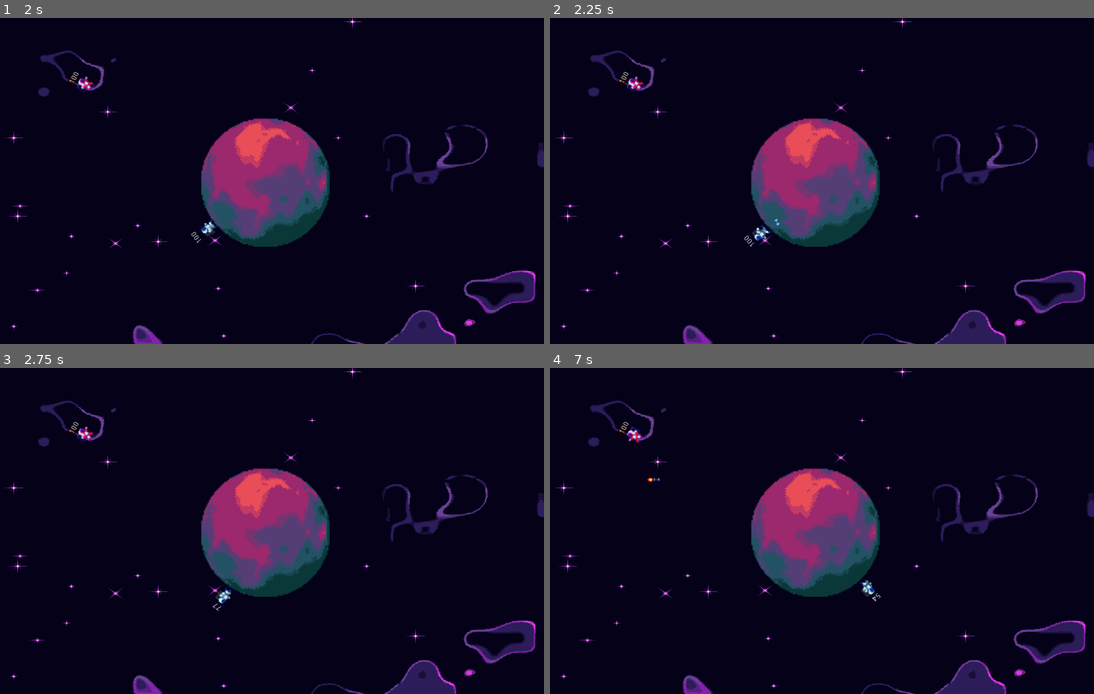
Above: before the commit, frames 1-4 (two rows, left to right).
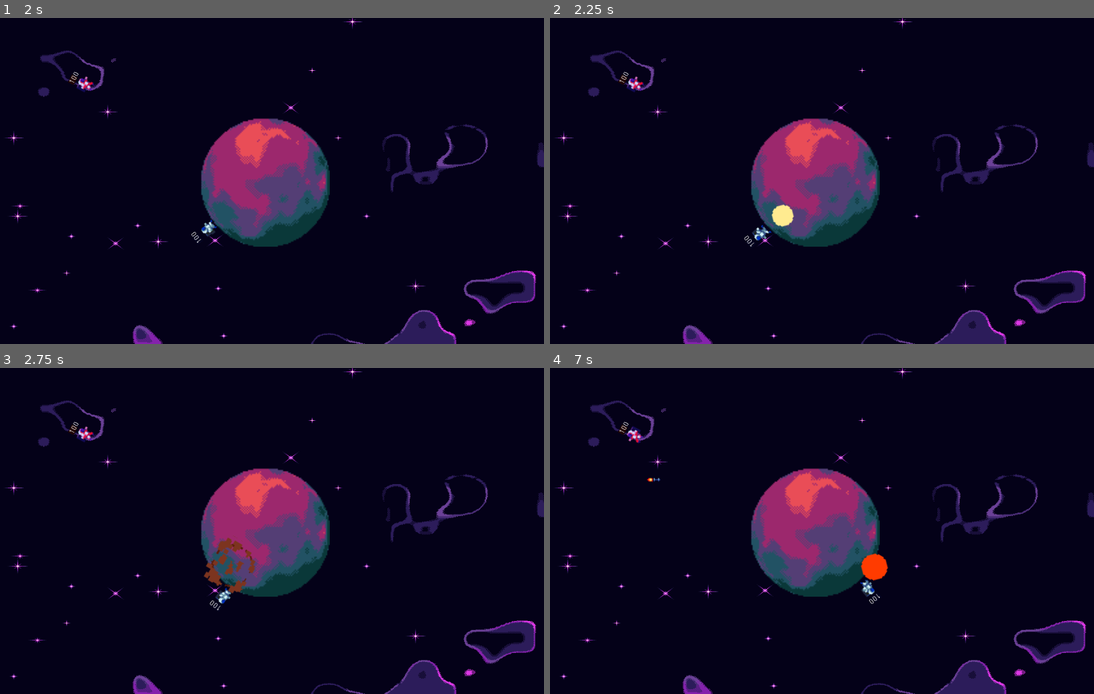
Above: after the commit, the same moments.

Repository: salveal/Astro-Rivals
Game: Godot game, scene res://scenes/level1.tscn
The game is run twice, just before and just after one commit, with the same random seed, the same clock (stepped at 60 frames per second) and the same inputs. Before the commit the project starts from res://scenes/main.tscn.
Inputs (mouse positions are in pixels of both pictures, inside the frame that each line leads up to):
- Up to frame 1 (2 s): move the mouse to (386, 164) at 0.52 s; hold O (add_grav) 0.53-1.28 s; hold D (move_right) from 0.53 s (still down); tap W (jump) at 0.77, 1.52 s; tap Enter at 1.25 s; move the mouse to (152, 197) at 1.27 s; tap P (low_grav) at 1.35 s
- Up to frame 2 (2.25 s): move the mouse to (870, 109) at 2.02 s; release D (move_right) at 2.03 s; hold A (move_left) from 2.03 s (still down); click (870, 109) at 2.1 s
- Up to frame 3 (2.75 s): keep holding A (move_left)
- Up to frame 4 (7 s): move the mouse to (789, 596) at 2.77 s; release A (move_left) at 2.78 s; hold D (move_right) 2.78-4.28 s; tap O (add_grav) at 2.85 s; tap W (jump) at 3.02, 3.77, 4.52, 6.02, 6.77 s; move the mouse to (985, 579) at 3.52 s; hold P (low_grav) 3.53-4.28 s; move the mouse to (647, 482) at 4.27 s; hold A (move_left) 4.28-5.03 s; click (647, 482) at 4.35 s; move the mouse to (843, 531) at 5.02 s; hold D (move_right) 5.03-5.78 s; hold O (add_grav) 5.03-5.78 s; move the mouse to (734, 449) at 5.77 s; hold A (move_left) from 5.78 s (still down); tap P (low_grav) at 5.85 s; move the mouse to (936, 514) at 6.52 s; click (936, 514) at 6.6 s

Frame 1 is identical in both runs. In frame 2, 0.2% of the frame differs, in the area x 40-45%, y 57-65%; in frame 3, 0.5%, in the area x 37-47%, y 51-75%; in frame 4, 0.3%.

Commit message:
agregar sprite explosion daño misil

Diff:
--- a/AstroRivals/project.godot
+++ b/AstroRivals/project.godot
@@ -11,7 +11,7 @@
 [application]
 
 config/name="Astro Rivals"
-run/main_scene="res://scenes/main.tscn"
+run/main_scene="res://scenes/level1.tscn"
 config/icon="res://icon.png"
 
 [display]
--- a/AstroRivals/scenes/Area2D.gd
+++ b/AstroRivals/scenes/Area2D.gd
@@ -3,14 +3,26 @@
 # Variables
 var bodies
 var damage_value
+var grav_position = Vector2()
+var impulse = 400
+onready var timer_delete = $Timer_delete
 
 # Called when the node enters the scene tree for the first time.
 func _ready():
+	timer_delete.start()
 	print("Se creo la explosion")
+
+func init(explosion_position, planet_position):
+	var gravity_vector = (planet_position - global_position).normalized()
+	var anim_rotation = Vector2(0,1).angle_to(gravity_vector)
+	set_position(explosion_position)
+	set_rotation(anim_rotation)
 
 # Called every frame. 'delta' is the elapsed time since the previous frame.
 func _process(delta):
-	pass
+	if timer_delete.is_stopped():
+		print("eliminar explosion")
+		queue_free()
 
 func generate_damage():
 	print("Generando daño")
--- a/AstroRivals/scenes/Player.gd
+++ b/AstroRivals/scenes/Player.gd
@@ -62,6 +62,7 @@
 		sp.y = -2 * JUMP
 
 	return sp
+
 
 func apply_animations():
 	# Animation
@@ -139,7 +140,6 @@
 func getChangeControl():
 	return changeControl
 
-
 func take_damage(damage_origin: Node):
 	HP -= damage_origin.damage_value
 	hp_label.set_text(str(HP))
--- a/AstroRivals/scenes/bullet.tscn
+++ b/AstroRivals/scenes/bullet.tscn
@@ -59,6 +59,9 @@
 "update": 0,
 "values": [ 0 ]
 }
+
+[sub_resource type="Animation" id=11]
+resource_name = "explosion"
 
 [sub_resource type="Animation" id=4]
 resource_name = "init"
@@ -210,6 +213,7 @@
 [node name="AnimationPlayer" type="AnimationPlayer" parent="."]
 autoplay = "init"
 anims/RESET = SubResource( 3 )
+anims/explosion = SubResource( 11 )
 anims/init = SubResource( 4 )
 anims/loop = SubResource( 5 )
 
@@ -218,6 +222,6 @@
 anim_player = NodePath("../AnimationPlayer")
 parameters/playback = SubResource( 10 )
 
-[node name="Timer" type="Timer" parent="."]
+[node name="Timer_damage" type="Timer" parent="."]
 wait_time = 0.1
 one_shot = true
--- a/AstroRivals/scenes/explosion.tscn
+++ b/AstroRivals/scenes/explosion.tscn
@@ -1,17 +1,149 @@
-[gd_scene load_steps=3 format=2]
+[gd_scene load_steps=9 format=2]
 
 [ext_resource path="res://scenes/Area2D.gd" type="Script" id=1]
+[ext_resource path="res://assets/efects/explosion-6.png" type="Texture" id=2]
 
 [sub_resource type="CircleShape2D" id=1]
-radius = 74.4312
+radius = 20.0
+
+[sub_resource type="Animation" id=2]
+length = 0.001
+tracks/0/type = "value"
+tracks/0/path = NodePath("Sprite:hframes")
+tracks/0/interp = 1
+tracks/0/loop_wrap = true
+tracks/0/imported = false
+tracks/0/enabled = true
+tracks/0/keys = {
+"times": PoolRealArray( 0 ),
+"transitions": PoolRealArray( 1 ),
+"update": 0,
+"values": [ 8 ]
+}
+tracks/1/type = "value"
+tracks/1/path = NodePath("Sprite:texture")
+tracks/1/interp = 1
+tracks/1/loop_wrap = true
+tracks/1/imported = false
+tracks/1/enabled = true
+tracks/1/keys = {
+"times": PoolRealArray( 0 ),
+"transitions": PoolRealArray( 1 ),
+"update": 0,
+"values": [ ExtResource( 2 ) ]
+}
+tracks/2/type = "value"
+tracks/2/path = NodePath("Sprite:vframes")
+tracks/2/interp = 1
+tracks/2/loop_wrap = true
+tracks/2/imported = false
+tracks/2/enabled = true
+tracks/2/keys = {
+"times": PoolRealArray( 0 ),
+"transitions": PoolRealArray( 1 ),
+"update": 0,
+"values": [ 1 ]
+}
+tracks/3/type = "value"
+tracks/3/path = NodePath("Sprite:frame")
+tracks/3/interp = 1
+tracks/3/loop_wrap = true
+tracks/3/imported = false
+tracks/3/enabled = true
+tracks/3/keys = {
+"times": PoolRealArray( 0 ),
+"transitions": PoolRealArray( 1 ),
+"update": 0,
+"values": [ 0 ]
+}
+
+[sub_resource type="Animation" id=3]
+resource_name = "explosion"
+length = 0.8
+tracks/0/type = "value"
+tracks/0/path = NodePath("Sprite:hframes")
+tracks/0/interp = 1
+tracks/0/loop_wrap = true
+tracks/0/imported = false
+tracks/0/enabled = true
+tracks/0/keys = {
+"times": PoolRealArray( 0 ),
+"transitions": PoolRealArray( 1 ),
+"update": 1,
+"values": [ 8 ]
+}
+tracks/1/type = "value"
+tracks/1/path = NodePath("Sprite:texture")
+tracks/1/interp = 1
+tracks/1/loop_wrap = true
+tracks/1/imported = false
+tracks/1/enabled = true
+tracks/1/keys = {
+"times": PoolRealArray( 0 ),
+"transitions": PoolRealArray( 1 ),
+"update": 1,
+"values": [ ExtResource( 2 ) ]
+}
+tracks/2/type = "value"
+tracks/2/path = NodePath("Sprite:vframes")
+tracks/2/interp = 1
+tracks/2/loop_wrap = true
+tracks/2/imported = false
+tracks/2/enabled = true
+tracks/2/keys = {
+"times": PoolRealArray( 0 ),
+"transitions": PoolRealArray( 1 ),
+"update": 1,
+"values": [ 1 ]
+}
+tracks/3/type = "value"
+tracks/3/path = NodePath("Sprite:frame")
+tracks/3/interp = 1
+tracks/3/loop_wrap = true
+tracks/3/imported = false
+tracks/3/enabled = true
+tracks/3/keys = {
+"times": PoolRealArray( 0, 0.1, 0.2, 0.3, 0.4, 0.5, 0.6, 0.7 ),
+"transitions": PoolRealArray( 1, 1, 1, 1, 1, 1, 1, 1 ),
+"update": 1,
+"values": [ 0, 1, 2, 3, 4, 5, 6, 7 ]
+}
+
+[sub_resource type="AnimationNodeAnimation" id=6]
+animation = "RESET"
+
+[sub_resource type="AnimationNodeStateMachine" id=4]
+states/RESET/node = SubResource( 6 )
+states/RESET/position = Vector2( 494, 102 )
+start_node = "RESET"
+
+[sub_resource type="AnimationNodeStateMachinePlayback" id=5]
 
 [node name="Node2D" type="Node2D"]
-modulate = Color( 0, 0, 0, 1 )
 script = ExtResource( 1 )
 
 [node name="Area2D" type="Area2D" parent="."]
-collision_layer = 29
-collision_mask = 29
+collision_layer = 28
+collision_mask = 12
 
 [node name="CollisionShape2D" type="CollisionShape2D" parent="Area2D"]
 shape = SubResource( 1 )
+
+[node name="AnimationPlayer" type="AnimationPlayer" parent="."]
+autoplay = "explosion"
+anims/RESET = SubResource( 2 )
+anims/explosion = SubResource( 3 )
+
+[node name="AnimationTree" type="AnimationTree" parent="."]
+tree_root = SubResource( 4 )
+anim_player = NodePath("../AnimationPlayer")
+parameters/playback = SubResource( 5 )
+
+[node name="Sprite" type="Sprite" parent="."]
+scale = Vector2( 2, 2 )
+texture = ExtResource( 2 )
+hframes = 8
+
+[node name="Timer_delete" type="Timer" parent="."]
+wait_time = 0.85
+one_shot = true
--- a/AstroRivals/scenes/main.tscn
+++ b/AstroRivals/scenes/level1.tscn
@@ -1,18 +1,18 @@
 [gd_scene load_steps=50 format=2]
 
-[ext_resource path="res://scenes/Player.gd" type="Script" id=2]
+[ext_resource path="res://scenes/Player.gd" type="Script" id=1]
+[ext_resource path="res://scenes/main.gd" type="Script" id=2]
 [ext_resource path="res://scenes/Gravity.gd" type="Script" id=3]
-[ext_resource path="res://scenes/main.gd" type="Script" id=4]
-[ext_resource path="res://assets/soldiers/blue/Astronaut_Idle.png" type="Texture" id=5]
-[ext_resource path="res://assets/soldiers/blue/Astronaut_Death.png" type="Texture" id=6]
-[ext_resource path="res://assets/soldiers/blue/Astronaut_Run.png" type="Texture" id=7]
-[ext_resource path="res://assets/soldiers/blue/Astronaut_Jump.png" type="Texture" id=8]
-[ext_resource path="res://assets/soldiers/red/Astronaut_Death_red.png" type="Texture" id=9]
-[ext_resource path="res://assets/soldiers/red/Astronaut_Idle_red.png" type="Texture" id=10]
-[ext_resource path="res://assets/soldiers/red/Astronaut_Jump_red.png" type="Texture" id=11]
-[ext_resource path="res://assets/soldiers/red/Astronaut_Run_red.png" type="Texture" id=12]
-[ext_resource path="res://assets/levels/level1_planet.png" type="Texture" id=14]
-[ext_resource path="res://assets/levels/level1_background.png" type="Texture" id=15]
+[ext_resource path="res://assets/soldiers/blue/Astronaut_Jump.png" type="Texture" id=4]
+[ext_resource path="res://assets/soldiers/red/Astronaut_Idle_red.png" type="Texture" id=5]
+[ext_resource path="res://assets/soldiers/red/Astronaut_Death_red.png" type="Texture" id=6]
+[ext_resource path="res://assets/soldiers/blue/Astronaut_Death.png" type="Texture" id=7]
+[ext_resource path="res://assets/soldiers/blue/Astronaut_Run.png" type="Texture" id=8]
+[ext_resource path="res://assets/soldiers/blue/Astronaut_Idle.png" type="Texture" id=9]
+[ext_resource path="res://assets/soldiers/red/Astronaut_Jump_red.png" type="Texture" id=10]
+[ext_resource path="res://assets/soldiers/red/Astronaut_Run_red.png" type="Texture" id=11]
+[ext_resource path="res://assets/levels/level1_planet.png" type="Texture" id=12]
+[ext_resource path="res://assets/levels/level1_background.png" type="Texture" id=13]
 
 [sub_resource type="ImageTexture" id=42]
 
@@ -963,6 +963,7 @@
 
 [node name="Planet" type="StaticBody2D" parent="."]
 position = Vector2( 504, 303 )
+collision_layer = 3
 
 [node name="CollisionShape2D" type="CollisionShape2D" parent="Planet"]
 shape = SubResource( 6 )
@@ -970,12 +971,12 @@
 [node name="Sprite" type="Sprite" parent="Planet"]
 position = Vector2( -1.49997, -0.999983 )
 scale = Vector2( 2.39, 2.38 )
-texture = ExtResource( 14 )
+texture = ExtResource( 12 )
 
 [node name="Gravity" type="Area2D" parent="Planet"]
 visible = false
-collision_layer = 10
-collision_mask = 2
+collision_layer = 26
+collision_mask = 0
 space_override = 3
 gravity_point = true
 gravity_vec = Vector2( 0, 0 )
--- a/AstroRivals/scenes/misil.gd
+++ b/AstroRivals/scenes/misil.gd
@@ -3,11 +3,10 @@
 # Variables
 var grav_point = Vector2()
 var b_rotation = 0
-var fallen_rotation = 0;
 onready var Planet = get_parent().get_node("Planet")
 onready var sprite = $Sprite
 onready var animTree = $AnimationTree
-onready var timer = $Timer
+onready var timer_damage = $Timer_damage
 onready var playback = animTree.get("parameters/playback")
 var EXPLOSION = preload("res://scenes/explosion.tscn")
 var tick = 0
@@ -37,10 +36,12 @@
 	var bodies = get_colliding_bodies()
 	if len(bodies) > 0 and tick == 0:
 		explosion = EXPLOSION.instance()
-		add_child(explosion)
-		timer.start()
+		explosion.init(global_position, grav_point)
+		get_parent().add_child(explosion)
+		timer_damage.start()
+		visible = not visible
 		tick+=1
 
-	elif tick==1 and timer.is_stopped():
+	elif tick==1 and timer_damage.is_stopped():
+		queue_free()
 		explosion.generate_damage()
-		queue_free()
Binary file added: AstroRivals/assets/efects/explosion-6.png
Not shown, added: AstroRivals/assets/efects/explosion-6.png.import
Not shown: 1 places in AstroRivals/scenes/bullet.tscn that only renumber resources
Not shown: 17 places in AstroRivals/scenes/level1.tscn that only renumber resources
